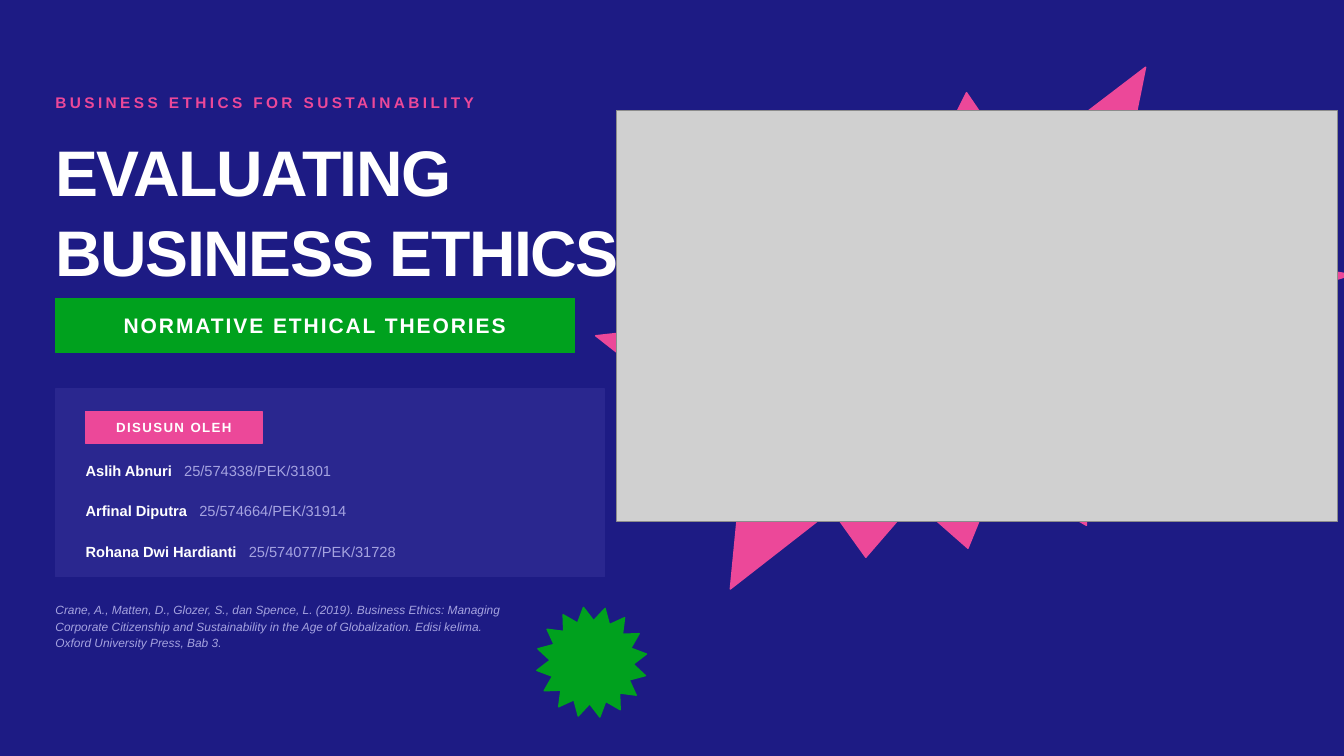
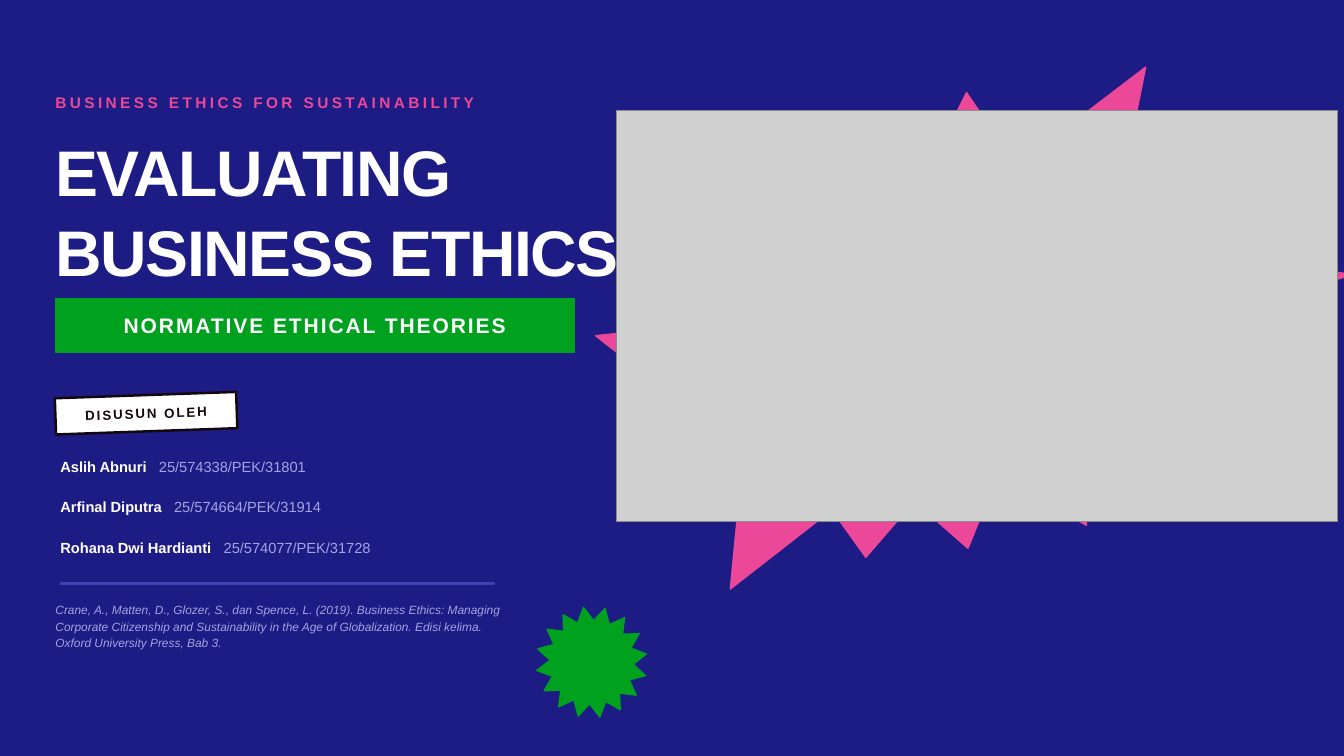
Before and after one commit to aslihabnuri/Dom-Manipulation, a slide deck: slide 1 of business-ethics/WOW-Business-Ethics-Hilirisasi-Nikel.pptx. Drawn at 1344x756 pixels with LibreOffice and Linux fonts; fonts in the diff are those of the drawing; grey boxes stand for pictures; background and template pictures are left out. Boxes give left, top, right and bottom in pixels: in the first picture for what was removed or moved away, otherwise in the second. Text is boxed around its words. In the diff, an @@ line names an element or a change of style, - is before the commit and + after.

```diff
--- a/business-ethics/WOW-Business-Ethics-Hilirisasi-Nikel.pptx
+++ b/business-ethics/WOW-Business-Ethics-Hilirisasi-Nikel.pptx
@@ rectangle removed at box(55, 389, 605, 577) @@
@@ text "DISUSUN OLEH": place and size @@
-text "DISUSUN OLEH" at box(116, 422, 232, 432)
+text "DISUSUN OLEH" at box(85, 406, 207, 420)
@@ text "DISUSUN OLEH" at box(85, 406, 207, 420): text colour #FFFFFF to #13060D, letter spacing 1 to 1.4 pt; rotation 0 to 358 degrees @@
@@ rectangle at box(55, 392, 238, 435): fill #EC4899 to #FFFFFF; outline #EC4899 1 pt to #13060D 1.75 pt; rotation 0 to 358 degrees @@
@@ 3 texts: place and size @@
-3 texts at box(86, 465, 396, 557)
+3 texts at box(60, 461, 371, 553)
@@ rectangle added at box(60, 583, 494, 585), fill #4341B0, outline #4341B0 1 pt @@
```
Also in this commit, not shown: 19 other slides changed, 1 other file.
